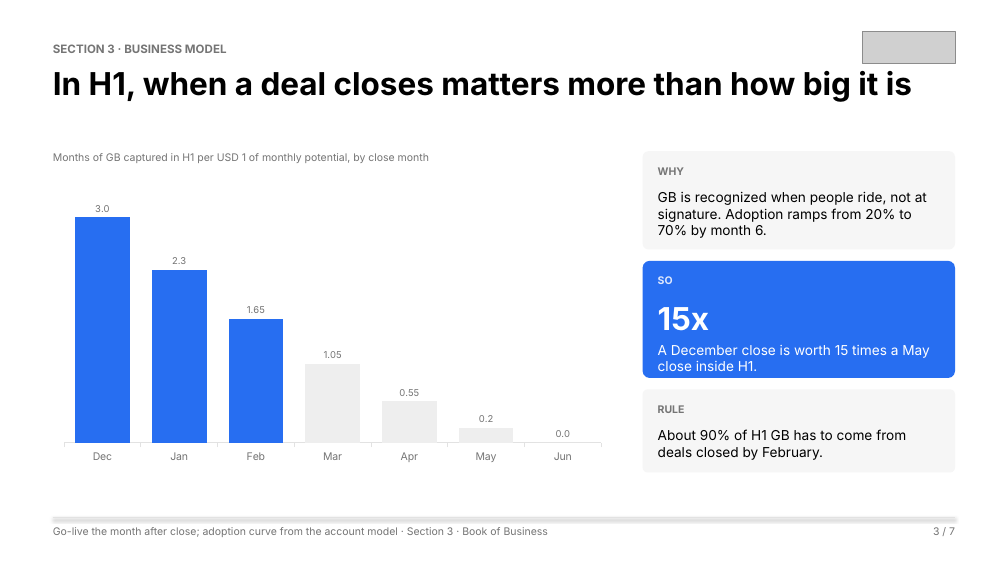
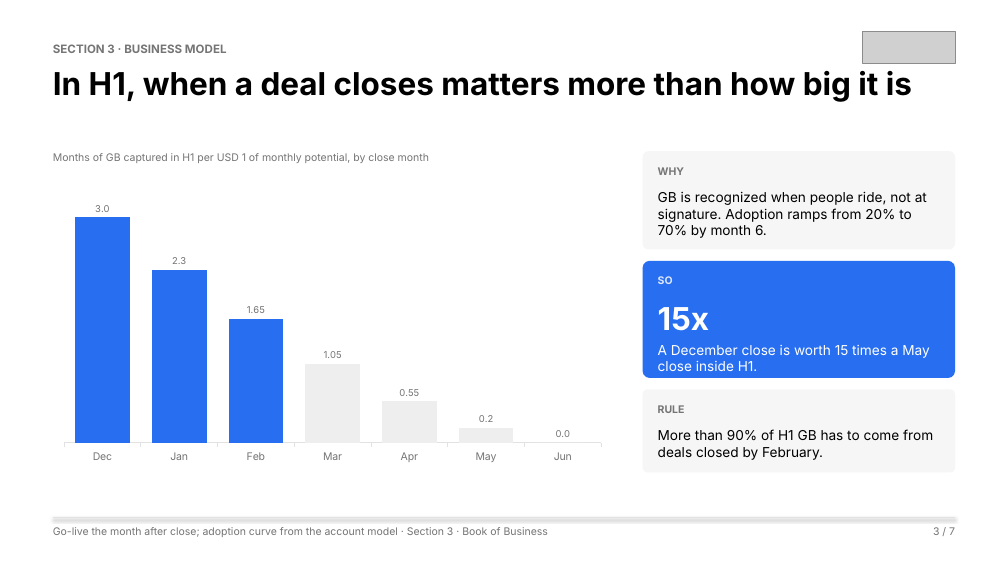
Before and after one commit to Hugocuau70/Entrevistas-de-trabajo, a slide deck: slide 3 of uber-for-business-mm-ae/07_deck/Section3_Book_of_Business.pptx. Drawn at 1008x567 pixels with LibreOffice and Linux fonts; fonts in the diff are those of the drawing; grey boxes stand for pictures. Boxes give left, top, right and bottom in pixels: in the first picture for what was removed or moved away, otherwise in the second. Text is boxed around its words. In the diff, an @@ line names an element or a change of style, - is before the commit and + after.

```diff
--- a/uber-for-business-mm-ae/07_deck/Section3_Book_of_Business.pptx
+++ b/uber-for-business-mm-ae/07_deck/Section3_Book_of_Business.pptx
@@ text at bbox=[658, 429, 933, 460]: text changed @@
-About 90% of H1 GB has to come from deals closed by February.
+More than 90% of H1 GB has to come from deals closed by February.
```
Also in this commit, not shown: 3 other slides changed, 9 other files.
